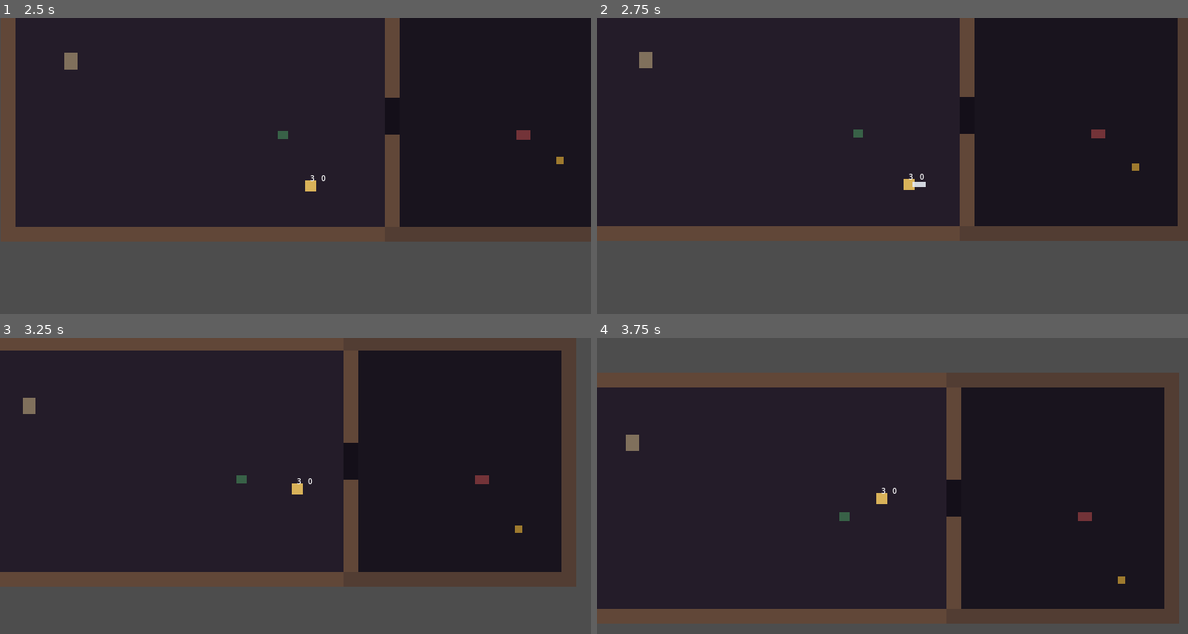
Above: before the commit, frames 1-4 (two rows, left to right).
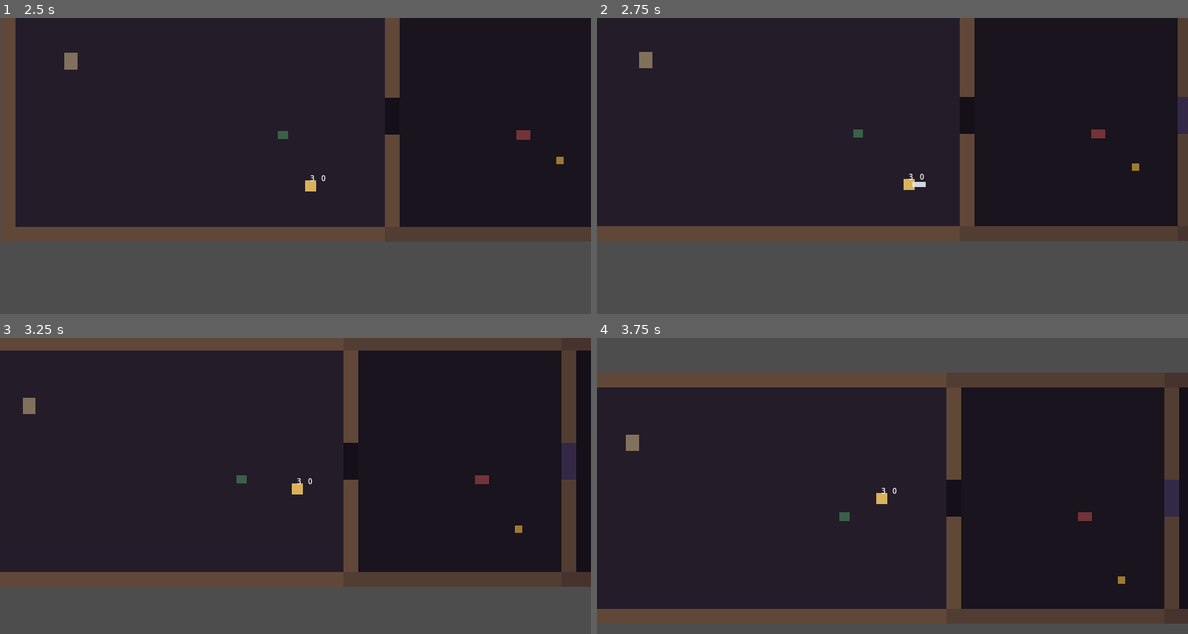
Above: after the commit, the same moments.

Repository: IAmdeGroot/software-factory
Game: Godot game, scene res://scenes/main.tscn
The game is run twice, just before and just after one commit, with the same random seed, the same clock (stepped at 60 frames per second) and the same inputs.
Inputs:
- Up to frame 1 (2.5 s): tap Enter at 0.5 s; hold Right (ui_right) 0.53-1.28 s; hold J 0.53-1.28 s; hold Down (ui_down) 1.28-2.03 s; tap J at 1.35 s; hold Right (ui_right) from 2.03 s (still down); hold J from 2.03 s (still down)
- Up to frame 2 (2.75 s): keep holding Right (ui_right); keep holding J
- Up to frame 3 (3.25 s): release Right (ui_right) at 2.78 s; release J at 2.78 s; hold Up (ui_up) from 2.78 s (still down); tap J at 2.85 s
- Up to frame 4 (3.75 s): release Up (ui_up) at 3.53 s; hold Left (ui_left) from 3.53 s (still down); hold J from 3.53 s (still down)

Frame 1 is identical in both runs. In frame 2, 0.2% of the frame differs, in the area x 98-100%, y 26-40%; in frame 3, 2.4%, in the area x 95-100%, y 0-85%; in frame 4, 1.6%.

Commit message:
DUNGEON-012: add a seal that only a honed nail can break.
Room 2's east gap stays blocked until nail damage is 2, then a third room opens. Unhoned swings do nothing.

Co-authored-by: IAmdeGroot <IAmdeGroot@users.noreply.github.com>

Diff:
--- a/examples/dark-dungeon/scenes/main.tscn
+++ b/examples/dark-dungeon/scenes/main.tscn
@@ -1,10 +1,11 @@
-[gd_scene load_steps=12 format=3 uid="uid://darkdungeonmain001"]
+[gd_scene load_steps=13 format=3 uid="uid://darkdungeonmain001"]
 
 [ext_resource type="PackedScene" uid="uid://darkdungeonplayer002" path="res://scenes/player.tscn" id="1_player"]
 [ext_resource type="PackedScene" uid="uid://darkdungeonenemy005" path="res://scenes/enemy.tscn" id="2_enemy"]
 [ext_resource type="PackedScene" uid="uid://darkdungeoncrawler008" path="res://scenes/crawler.tscn" id="3_crawler"]
 [ext_resource type="PackedScene" uid="uid://darkdungeonskitter009" path="res://scenes/skitter.tscn" id="4_skitter"]
 [ext_resource type="PackedScene" uid="uid://darkdungeonshrine011" path="res://scenes/shrine.tscn" id="5_shrine"]
+[ext_resource type="PackedScene" uid="uid://darkdungeonseal012" path="res://scenes/seal.tscn" id="6_seal"]
 
 [sub_resource type="RectangleShape2D" id="WallHorizontal"]
 size = Vector2(864, 32)
@@ -141,17 +142,87 @@
 [node name="CollisionShape2D" type="CollisionShape2D" parent="Room2/SouthWall"]
 shape = SubResource("Room2Horizontal")
 
-[node name="EastWall" type="StaticBody2D" parent="Room2"]
-position = Vector2(1528, 360)
-
-[node name="Visible" type="ColorRect" parent="Room2/EastWall"]
+[node name="EastWall" type="Node2D" parent="Room2"]
+
+[node name="EastWallNorth" type="StaticBody2D" parent="Room2/EastWall"]
+position = Vector2(1528, 204)
+
+[node name="Visible" type="ColorRect" parent="Room2/EastWall/EastWallNorth"]
+offset_left = -16.0
+offset_top = -116.0
+offset_right = 16.0
+offset_bottom = 116.0
+color = Color(0.32, 0.24, 0.2, 1)
+
+[node name="CollisionShape2D" type="CollisionShape2D" parent="Room2/EastWall/EastWallNorth"]
+shape = SubResource("EastStub")
+
+[node name="EastWallSouth" type="StaticBody2D" parent="Room2/EastWall"]
+position = Vector2(1528, 516)
+
+[node name="Visible" type="ColorRect" parent="Room2/EastWall/EastWallSouth"]
+offset_left = -16.0
+offset_top = -116.0
+offset_right = 16.0
+offset_bottom = 116.0
+color = Color(0.32, 0.24, 0.2, 1)
+
+[node name="CollisionShape2D" type="CollisionShape2D" parent="Room2/EastWall/EastWallSouth"]
+shape = SubResource("EastStub")
+
+[node name="SealedDoorway" type="ColorRect" parent="Room2"]
+offset_left = 1512.0
+offset_top = 320.0
+offset_right = 1544.0
+offset_bottom = 400.0
+color = Color(0.06, 0.04, 0.08, 1)
+
+[node name="Room3" type="Node2D" parent="."]
+
+[node name="Floor" type="ColorRect" parent="Room3"]
+offset_left = 1544.0
+offset_top = 120.0
+offset_right = 1984.0
+offset_bottom = 600.0
+color = Color(0.08, 0.06, 0.1, 1)
+
+[node name="NorthWall" type="StaticBody2D" parent="Room3"]
+position = Vector2(1764, 104)
+
+[node name="Visible" type="ColorRect" parent="Room3/NorthWall"]
+offset_left = -252.0
+offset_top = -16.0
+offset_right = 252.0
+offset_bottom = 16.0
+color = Color(0.28, 0.2, 0.18, 1)
+
+[node name="CollisionShape2D" type="CollisionShape2D" parent="Room3/NorthWall"]
+shape = SubResource("Room2Horizontal")
+
+[node name="SouthWall" type="StaticBody2D" parent="Room3"]
+position = Vector2(1764, 616)
+
+[node name="Visible" type="ColorRect" parent="Room3/SouthWall"]
+offset_left = -252.0
+offset_top = -16.0
+offset_right = 252.0
+offset_bottom = 16.0
+color = Color(0.28, 0.2, 0.18, 1)
+
+[node name="CollisionShape2D" type="CollisionShape2D" parent="Room3/SouthWall"]
+shape = SubResource("Room2Horizontal")
+
+[node name="EastWall" type="StaticBody2D" parent="Room3"]
+position = Vector2(2000, 360)
+
+[node name="Visible" type="ColorRect" parent="Room3/EastWall"]
 offset_left = -16.0
 offset_top = -272.0
 offset_right = 16.0
 offset_bottom = 272.0
-color = Color(0.32, 0.24, 0.2, 1)
-
-[node name="CollisionShape2D" type="CollisionShape2D" parent="Room2/EastWall"]
+color = Color(0.28, 0.2, 0.18, 1)
+
+[node name="CollisionShape2D" type="CollisionShape2D" parent="Room3/EastWall"]
 shape = SubResource("Room2East")
 
 [node name="Player" parent="." instance=ExtResource("1_player")]
@@ -168,3 +239,6 @@
 
 [node name="Skitter" parent="Room2" instance=ExtResource("4_skitter")]
 position = Vector2(1420, 280)
+
+[node name="Seal" parent="Room2" instance=ExtResource("6_seal")]
+position = Vector2(1528, 360)
--- /dev/null
+++ b/examples/dark-dungeon/scenes/seal.tscn
@@ -0,0 +1,29 @@
+[gd_scene load_steps=4 format=3 uid="uid://darkdungeonseal012"]
+
+[ext_resource type="Script" path="res://scripts/seal.gd" id="1_seal"]
+
+[sub_resource type="RectangleShape2D" id="SealBody"]
+size = Vector2(32, 80)
+
+[sub_resource type="RectangleShape2D" id="SealHit"]
+size = Vector2(32, 80)
+
+[node name="Seal" type="StaticBody2D"]
+
+[node name="Visible" type="ColorRect" parent="."]
+offset_left = -16.0
+offset_top = -40.0
+offset_right = 16.0
+offset_bottom = 40.0
+color = Color(0.2, 0.16, 0.28, 1)
+
+[node name="CollisionShape2D" type="CollisionShape2D" parent="."]
+shape = SubResource("SealBody")
+
+[node name="NailHit" type="Area2D" parent="."]
+monitoring = false
+monitorable = true
+script = ExtResource("1_seal")
+
+[node name="CollisionShape2D" type="CollisionShape2D" parent="NailHit"]
+shape = SubResource("SealHit")
--- /dev/null
+++ b/examples/dark-dungeon/scripts/seal.gd
@@ -0,0 +1,11 @@
+extends Area2D
+
+## Cracked seal. Only a honed nail (damage 2) breaks it.
+
+const NEED := 2
+
+
+func take_nail_hit(amount: int = 1) -> void:
+	if amount < NEED:
+		return
+	get_parent().queue_free()
Not shown, changed: docs/brain/decisions.md
Not shown, changed: docs/work-graph/backlog.md
Not shown, added: docs/work-graph/beads/DUNGEON-012.md
Not shown, changed: docs/work-graph/wishes/WISH-001.md
Not shown, changed: examples/dark-dungeon/README.md
Not shown, changed: examples/dark-dungeon/docs/feel.md
Not shown, added: examples/dark-dungeon/tests/test_seal.py
